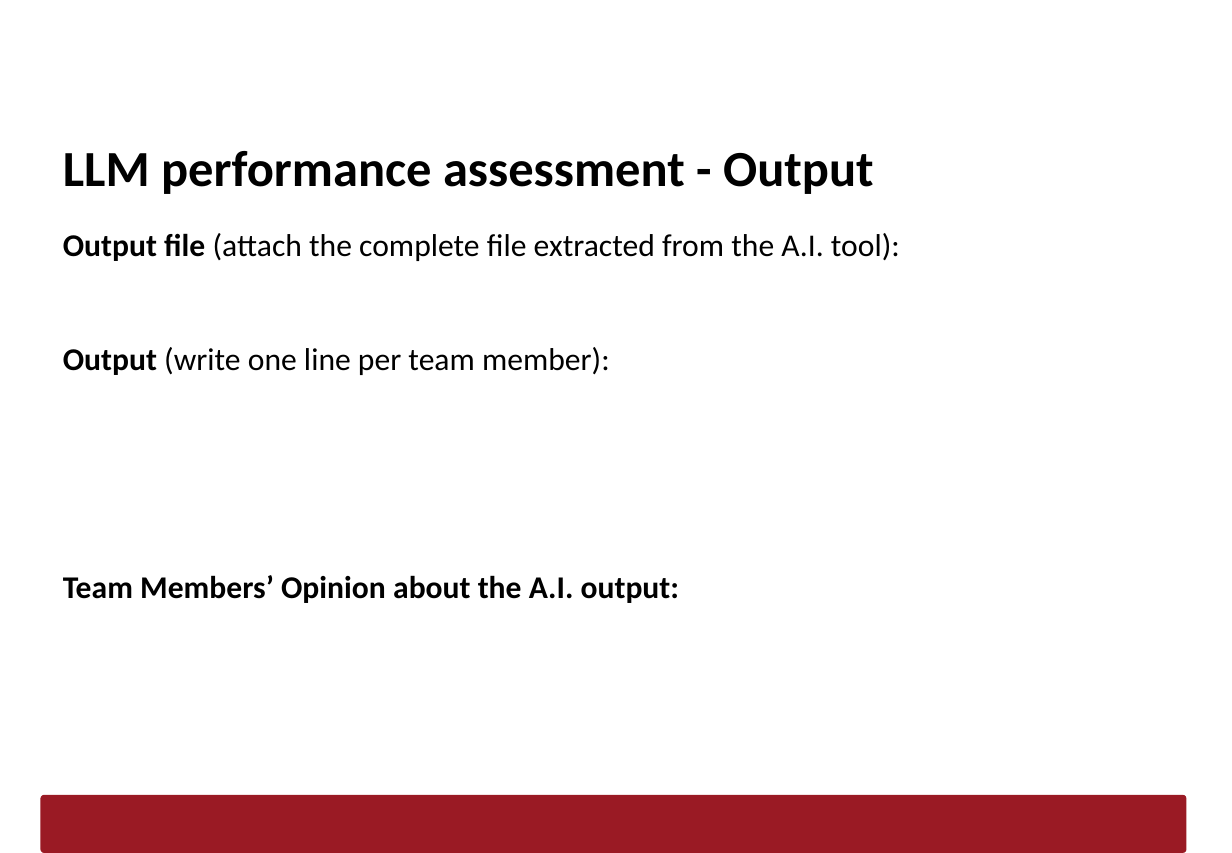
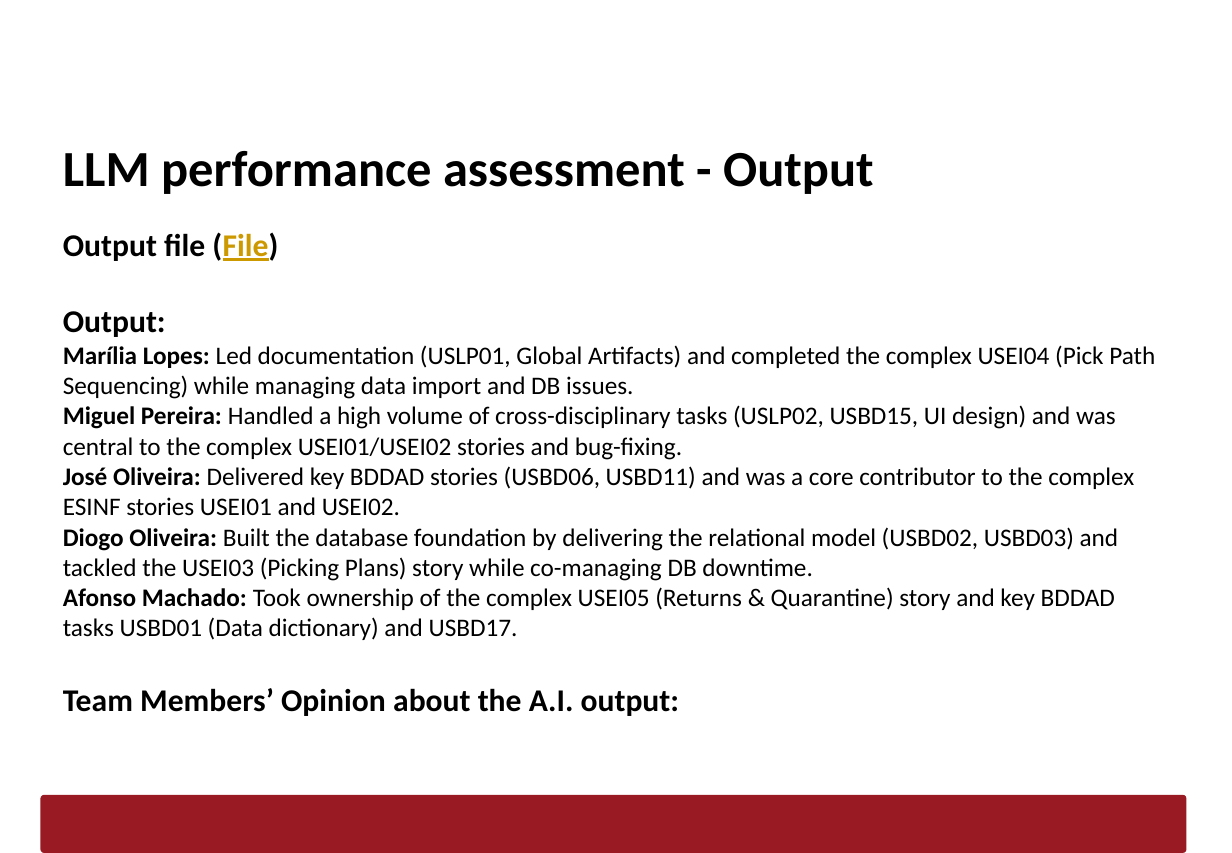
Before and after one commit to AfonsoMachado1892/Logistics-on-Rails, a slide deck: slide 10 of Scrum/LAPR3-Sprint1-Report_G092.pptx. Drawn at 1232x853 pixels with LibreOffice and Linux fonts; fonts in the diff are those of the drawing; background and template pictures are left out. Boxes give left, top, right and bottom in pixels: in the first picture for what was removed or moved away, otherwise in the second. Text is boxed around its words. In the diff, an @@ line names an element or a change of style, - is before the commit and + after.

```diff
--- a/Scrum/LAPR3-Sprint1-Report_G092.pptx
+++ b/Scrum/LAPR3-Sprint1-Report_G092.pptx
@@ text at (63, 232, 1155, 640): text changed; size 20 to 16 pt @@
-Output file (attach the complete file extracted from the A.I. tool):
-Output (write one line per team member):
+Output file (File)
+Output:
+Marília Lopes: Led documentation (USLP01, Global Artifacts) and completed the complex USEI04 (Pick Path Sequencing) while managing data import and DB issues.
+Miguel Pereira: Handled a high volume of cross-disciplinary tasks (USLP02, USBD15, UI design) and was central to the complex USEI01/USEI02 stories and bug-fixing.
+José Oliveira: Delivered key BDDAD stories (USBD06, USBD11) and was a core contributor to the complex ESINF stories USEI01 and USEI02.
+Diogo Oliveira: Built the database foundation by delivering the relational model (USBD02, USBD03) and tackled the USEI03 (Picking Plans) story while co-managing DB downtime.
+Afonso Machado: Took ownership of the complex USEI05 (Returns & Quarantine) story and key BDDAD tasks USBD01 (Data dictionary) and USBD17.
```
Also in this commit, not shown: 1 other slide changed.
